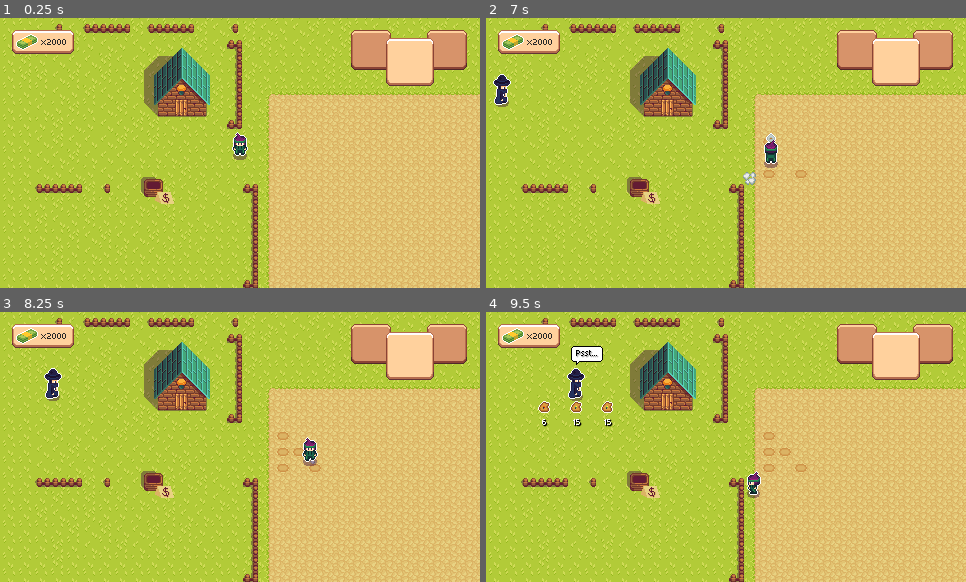
Above: before the commit, frames 1-4 (two rows, left to right).
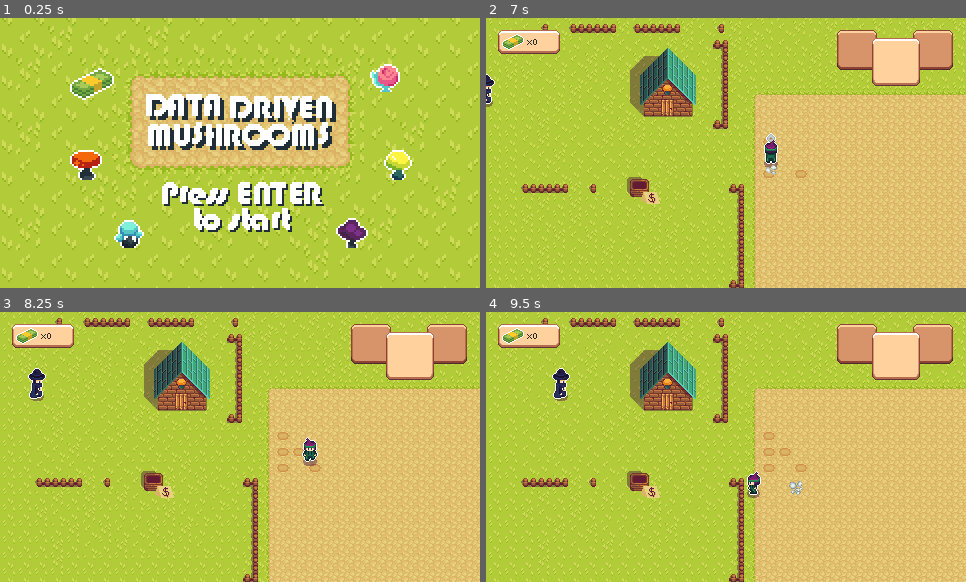
Above: after the commit, the same moments.

Repository: Jukaio/GGJ2024
Game: Godot game, scene res://scenes/main_menu.tscn
The game is run twice, just before and just after one commit, with the same random seed, the same clock (stepped at 60 frames per second) and the same inputs. Before the commit the project starts from res://scenes/entry_point.tscn.
Inputs:
- Up to frame 1 (0.25 s): no input
- Up to frame 2 (7 s): tap Enter (Start) at 0.5, 0.6, 1.55, 2.1, 3.05, 4.55, 5.1, 6.05, 6.6 s; hold D (right) 0.53-1.28 s; tap Space (interact) at 0.8, 1.35, 2.3, 2.85, 3.8, 5.3, 5.85, 6.8 s; hold S (down) 1.28-2.03 s; hold D (right) 2.03-2.78 s; hold W (up) 2.78-3.53 s; hold A (left) 3.53-5.03 s; tap E (inv_next) at 3.6 s; tap Q (inv_prev) at 4.35 s; hold S (down) 5.03-5.78 s; hold D (right) 5.78-6.53 s; hold W (up) from 6.53 s (still down)
- Up to frame 3 (8.25 s): release W (up) at 7.28 s; hold D (right) 7.28-8.03 s; tap Space (interact) at 7.35 s; tap Enter (Start) at 7.55 s; hold S (down) from 8.03 s (still down); tap E (inv_next) at 8.1 s
- Up to frame 4 (9.5 s): tap Space (interact) at 8.3 s; release S (down) at 8.78 s; hold A (left) from 8.78 s (still down); tap Q (inv_prev) at 8.85 s; tap Enter (Start) at 9.05 s

The runs differ from the first frame. In frame 1, 65% of the frame differs, in the area x 0-100%, y 0-100%; in frame 2, 0.6%; in frame 3, 0.7%; in frame 4, 1.5%.

Commit message:
seed prices + sales price

Diff:
--- a/project.godot
+++ b/project.godot
@@ -11,7 +11,7 @@
 [application]
 
 config/name="ggj_web"
-run/main_scene="res://scenes/entry_point.tscn"
+run/main_scene="res://scenes/main_menu.tscn"
 config/features=PackedStringArray("4.2", "GL Compatibility")
 config/icon="res://icon.svg"
 
--- a/scenes/entry_point.tscn
+++ b/scenes/entry_point.tscn
@@ -31,7 +31,6 @@
 [node name="PlayerCharacter" parent="." node_paths=PackedStringArray("fieldMap", "cropsGrid", "ui", "sales_bucket", "SmokeEffect") instance=ExtResource("2_r8nl4")]
 z_index = 10
 texture_filter = 1
-Money = 2000
 speed = 60.0
 fieldMap = NodePath("../GroundTileMap")
 cropsGrid = NodePath("../CropsGrid")
--- /dev/null
+++ b/scenes/main_menu.tscn
@@ -0,0 +1,27 @@
+[gd_scene load_steps=6 format=3 uid="uid://45avuh6cpeew"]
+
+[ext_resource type="Script" path="res://scripts/main_menu.gd" id="1_lx2n7"]
+[ext_resource type="Texture2D" uid="uid://cdgh3li1f003" path="res://sprites/main_menu_sheet.png" id="3_axs4t"]
+[ext_resource type="Script" path="res://scripts/sprite_animation.gd" id="12_pdb3x"]
+[ext_resource type="AudioStream" uid="uid://dvjn3nwmud4w1" path="res://sounds/Hoe.wav" id="14_5581m"]
+[ext_resource type="AudioStream" uid="uid://cls5lt578yk06" path="res://music/Main Theme.wav" id="16_415v0"]
+
+[node name="MainMenu" type="Node2D"]
+y_sort_enabled = true
+script = ExtResource("1_lx2n7")
+
+[node name="MainCamera2D" type="Camera2D" parent="."]
+position = Vector2(2.08165e-12, 2.08165e-12)
+
+[node name="AudioStreamPlayer" type="AudioStreamPlayer" parent="."]
+unique_name_in_owner = true
+stream = ExtResource("14_5581m")
+
+[node name="MusicStreamPlayer" type="AudioStreamPlayer" parent="."]
+stream = ExtResource("16_415v0")
+autoplay = true
+
+[node name="AnimatedMainMenu" type="Sprite2D" parent="."]
+texture = ExtResource("3_axs4t")
+hframes = 8
+script = ExtResource("12_pdb3x")
--- /dev/null
+++ b/scenes/ui_main_menu_canvas_layer.tscn
@@ -0,0 +1,95 @@
+[gd_scene load_steps=4 format=3 uid="uid://ddfh5t4q8i1js"]
+
+[ext_resource type="Script" path="res://scripts/UI.gd" id="1_j4lnp"]
+[ext_resource type="Texture2D" uid="uid://b844hqqnsenbc" path="res://textures/buttons free.png" id="2_xdh5n"]
+[ext_resource type="Texture2D" uid="uid://cdgh3li1f003" path="res://sprites/main_menu_sheet.png" id="3_w4uqr"]
+
+[node name="UIMainMenuCanvasLayer" type="CanvasLayer" node_paths=PackedStringArray("money_text", "hotbar_slots")]
+script = ExtResource("1_j4lnp")
+money_text = NodePath("")
+hotbar_slots = [NodePath(""), NodePath(""), NodePath("")]
+
+[node name="MainMenu" type="AspectRatioContainer" parent="."]
+visible = false
+anchors_preset = 15
+anchor_right = 1.0
+anchor_bottom = 1.0
+grow_horizontal = 2
+grow_vertical = 2
+ratio = 1.7778
+
+[node name="MarginContainer" type="MarginContainer" parent="MainMenu"]
+layout_mode = 2
+theme_override_constants/margin_left = 96
+theme_override_constants/margin_top = 88
+theme_override_constants/margin_right = 96
+theme_override_constants/margin_bottom = 88
+
+[node name="VBoxContainer" type="VBoxContainer" parent="MainMenu/MarginContainer"]
+layout_mode = 2
+alignment = 1
+
+[node name="Game Name" type="NinePatchRect" parent="MainMenu/MarginContainer/VBoxContainer"]
+layout_mode = 2
+size_flags_vertical = 3
+texture = ExtResource("2_xdh5n")
+region_rect = Rect2(3, 2, 42, 28)
+patch_margin_left = 4
+patch_margin_top = 4
+patch_margin_right = 4
+patch_margin_bottom = 4
+
+[node name="Label" type="Label" parent="MainMenu/MarginContainer/VBoxContainer/Game Name"]
+layout_mode = 1
+anchors_preset = 15
+anchor_right = 1.0
+anchor_bottom = 1.0
+grow_horizontal = 2
+grow_vertical = 2
+text = "Data-Driven Mushrooms"
+horizontal_alignment = 1
+vertical_alignment = 1
+
+[node name="Start Game" type="NinePatchRect" parent="MainMenu/MarginContainer/VBoxContainer"]
+layout_mode = 2
+size_flags_vertical = 3
+texture = ExtResource("2_xdh5n")
+region_rect = Rect2(3, 2, 42, 28)
+patch_margin_left = 4
+patch_margin_top = 4
+patch_margin_right = 4
+patch_margin_bottom = 4
+
+[node name="Label" type="Label" parent="MainMenu/MarginContainer/VBoxContainer/Start Game"]
+layout_mode = 1
+anchors_preset = 15
+anchor_right = 1.0
+anchor_bottom = 1.0
+grow_horizontal = 2
+grow_vertical = 2
+text = "Press ENTER to start"
+horizontal_alignment = 1
+vertical_alignment = 1
+
+[node name="AspectRatioContainer" type="AspectRatioContainer" parent="."]
+anchors_preset = 15
+anchor_right = 1.0
+anchor_bottom = 1.0
+grow_horizontal = 2
+grow_vertical = 2
+ratio = 1.7778
+
+[node name="VBoxContainer" type="VBoxContainer" parent="AspectRatioContainer"]
+layout_mode = 2
+
+[node name="Top Half" type="MarginContainer" parent="AspectRatioContainer/VBoxContainer"]
+layout_mode = 2
+size_flags_vertical = 3
+theme_override_constants/margin_left = 12
+theme_override_constants/margin_top = 12
+theme_override_constants/margin_right = 12
+theme_override_constants/margin_bottom = 12
+
+[node name="TextureRect" type="TextureRect" parent="AspectRatioContainer/VBoxContainer/Top Half"]
+layout_mode = 2
+texture = ExtResource("3_w4uqr")
--- /dev/null
+++ b/scripts/main_menu.gd
@@ -0,0 +1,13 @@
+extends Node
+
+
+# Called when the node enters the scene tree for the first time.
+func _ready():
+	pass # Replace with function body.
+
+
+# Called every frame. 'delta' is the elapsed time since the previous frame.
+func _process(delta):
+
+	if Input.is_action_just_pressed("Start"):
+		get_tree().change_scene_to_file("res://scenes/entry_point.tscn")
--- a/scripts/sales_bucket.gd
+++ b/scripts/sales_bucket.gd
@@ -69,7 +69,10 @@
 	for player in players_in_range:
 		if player.PickedUpMushroom && player.PickedUpMushroom.visible && player.hoeTool.was_interact_pressed_this_frame:
 			player.PickedUpMushroom.visible = false
-			add_item(100)
+			var base_value = (player.PickedUpMushroom.MushroomTypeStartIndex + 1)
+			var sales_value = 2 + base_value + (base_value * 2)
+
+			add_item(sales_value)
 
 func add_item(money_value: int):
 
--- a/scripts/shop_keeper_character.gd
+++ b/scripts/shop_keeper_character.gd
@@ -32,9 +32,9 @@
 	var slot2 = randomize_slot()
 	var slot3 = randomize_slot()
 
-	shopSlot1.set_shop_item(slot1, (slot1+1) * rng.randi_range(5, 10))
-	shopSlot2.set_shop_item(slot2, (slot2+1) * rng.randi_range(5, 10))
-	shopSlot3.set_shop_item(slot3, (slot3+1) * rng.randi_range(5, 10))
+	shopSlot1.set_shop_item(slot1, (slot1+1) * rng.randi_range(1, 2))
+	shopSlot2.set_shop_item(slot2, (slot2+1) * rng.randi_range(1, 2))
+	shopSlot3.set_shop_item(slot3, (slot3+1) * rng.randi_range(1, 2))
 
 func randomize_slot():
 	var rand = rng.randi_range(0, sumChance)
Binary file added: sprites/main_menu_sheet.png
Not shown, added: sprites/main_menu_sheet.png.import
